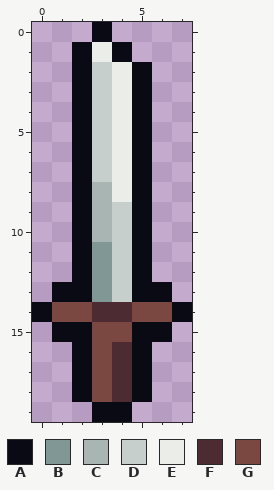
Edited in one commit: pixel-art file (Assets/Sprites/sword.ase). The first picture shows the starting point.
8x20 pixels, 1 frame.
Palette (. is transparent): A #090a14  B #819796  C #a8b5b2  D #c7cfcc  E #ebede9  F #4d2b32  G #7a4841
Pixels before, first column x 0:
 0 ...A....
 1 ..AEA...
 2 ..ADEA..
 3 ..ADEA..
 4 ..ADEA..
 5 ..ADEA..
 6 ..ADEA..
 7 ..ADEA..
 8 ..ACEA..
 9 ..ACDA..
10 ..ACDA..
11 ..ABDA..
12 ..ABDA..
13 .AABDAA.
14 AGGFFGGA
15 .AAGGAA.
16 ..AGFA..
17 ..AGFA..
18 ..AGFA..
19 ...AA...
New version:
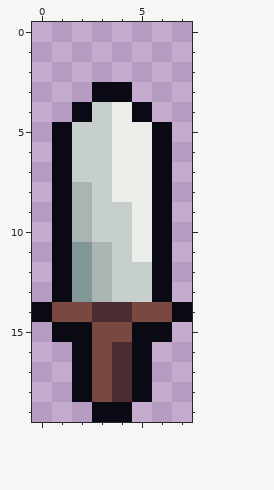
What changed:
The author put colour A in rows 5 to 12 at x 1 and 6.
Colour D becomes colour A in row 3 at x 3.
Colour E becomes colour A in row 3 at x 4.
Colour A becomes colour B in rows 11 to 13 at x 2.
Colour A becomes colour C in rows 8 to 10 at x 2.
Colour B becomes colour C in rows 11 to 13 at x 3.
Colour A becomes colour D in rows 5 to 7 at x 2; in rows 12 to 13 at x 5.
Colour C becomes colour D in rows 8 to 10 at x 3.
Colour A becomes colour E in rows 5 to 11 at x 5.
Colour A is removed in row 0 at x 3; in row 1 at x 2 and 4; in rows 2 to 3 at x 2 and 5.
Colour D is removed in row 2 at x 3.
Colour E is removed in row 1 at x 3; in row 2 at x 4.
Where, in picture pixels (left, top, right, bottom), the same in both pictures:
changed: (52, 22, 172, 302)
